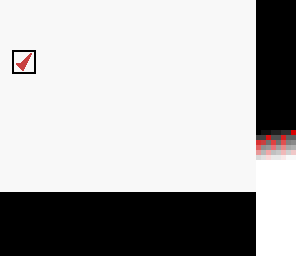
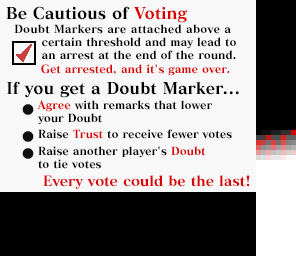
Layer changes from the first 296px x 256px image to the second:
added layer "Every vote could be the last!" above "If you get a Doubt Marker..." over [43, 175, 250, 189]
added layer "If you get a Doubt Marker..." above "Agree with remarks that lower your Doubt Raise Trust to recei" over [6, 81, 239, 98]
added layer "Agree with remarks that lower your Doubt Raise Trust to recei" above "Get arrested, and it's game over." over [37, 100, 232, 169]
added layer "Get arrested, and it's game over." above "Doubt Markers are attached above a certain threshold and may" over [41, 64, 230, 76]
added layer "Doubt Markers are attached above a certain threshold and may" above "Be Cautious of Voting" over [14, 24, 236, 60]
added layer "Be Cautious of Voting" above "Layer 3" over [6, 6, 188, 23]
added layer "Layer 3" above "Layer 1" over [10, 41, 38, 159]
painted on "Layer 1" over [12, 47, 36, 74]
